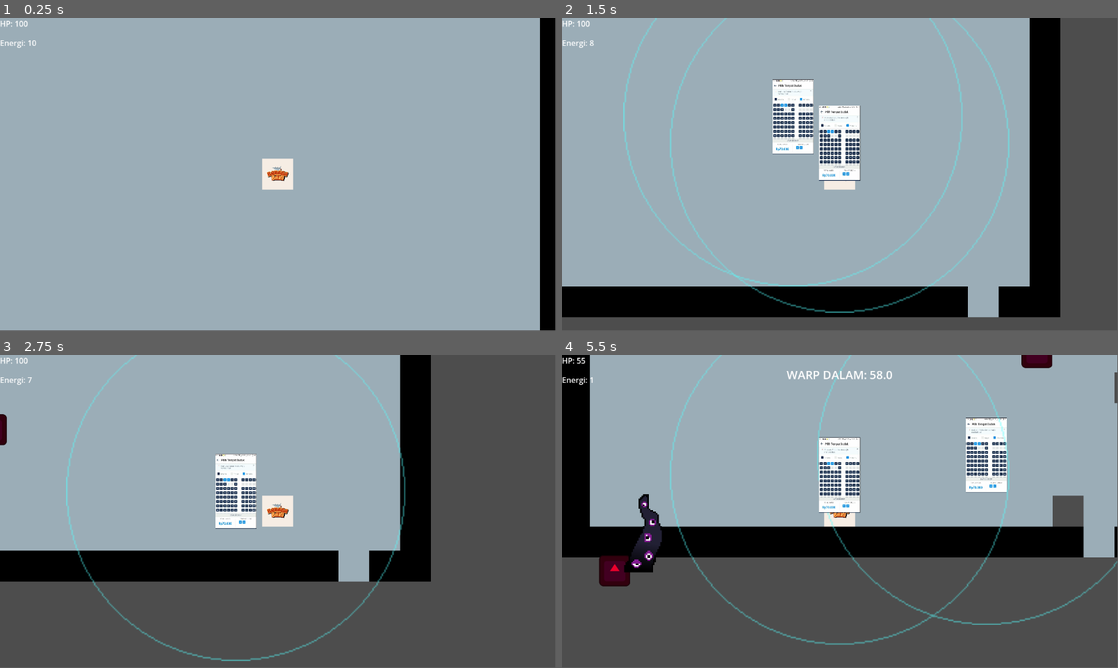
Above: before the commit, frames 1-4 (two rows, left to right).
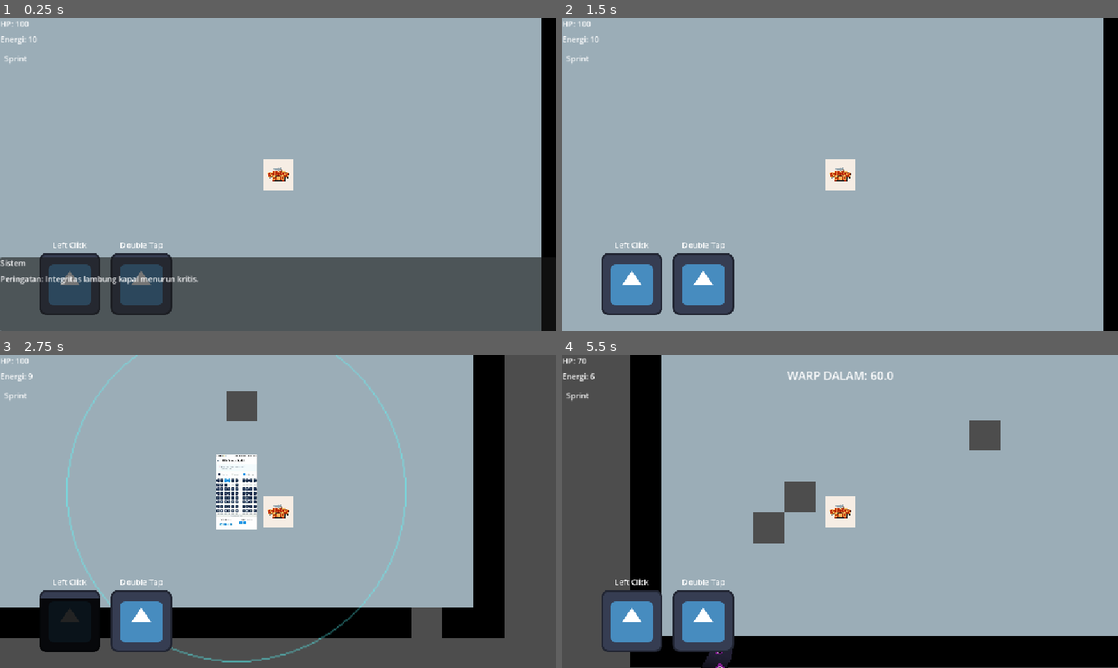
Above: after the commit, the same moments.

Repository: awanswangd/TimeAnchor
Game: Godot game, scene res://Scene/main.tscn
Same seed, same stepped clock (60 frames per second), same inputs: the game is played once before the commit and once after it. The engine's default icon, where the game draws it, is replaced by a stand-in: a white triangle on a blue panel in a dark square.
Inputs (mouse positions are in pixels of both pictures, inside the frame that each line leads up to):
- Up to frame 1 (0.25 s): no input
- Up to frame 2 (1.5 s): tap Enter at 0.5 s; move the mouse to (962, 158) at 0.52 s; hold Right (ui_right) 0.53-1.28 s; hold Space (detonate) 0.53-1.28 s; click (962, 158) at 0.8 s; move the mouse to (728, 190) at 1.27 s; hold Down (ui_down) from 1.28 s (still down); click (728, 190) at 1.35 s
- Up to frame 3 (2.75 s): tap Space (detonate) at 1.55 s; move the mouse to (333, 442) at 2.02 s; release Down (ui_down) at 2.03 s; hold Right (ui_right) from 2.03 s (still down); hold Space (detonate) from 2.03 s (still down); click (333, 442) at 2.3 s
- Up to frame 4 (5.5 s): move the mouse to (812, 574) at 2.77 s; release Right (ui_right) at 2.78 s; release Space (detonate) at 2.78 s; hold Up (ui_up) 2.78-3.53 s; click (812, 574) at 2.85 s; tap Space (detonate) at 3.05, 4.35 s; move the mouse to (1006, 558) at 3.52 s; hold Shift (sprint) 3.53-4.28 s; hold Left (ui_left) 3.53-5.03 s; click (1006, 558) at 3.8 s; move the mouse to (673, 464) at 4.27 s; move the mouse to (867, 511) at 5.02 s; press the mouse at (867, 511) at 5.03 s; hold Down (ui_down) from 5.03 s (still down)
In our replay, the window is 799x449 before the commit and 800x450 after it. These sizes can differ from the game's own. Grey fills any space a smaller window leaves; there, only what the larger window draws over its background counts as a difference.

The runs differ from the first frame. In frame 1, 24% of the frame differs, in the area x 0-100%, y 0-100%; in frame 2, 34%; in frame 3, 38%; in frame 4, 55%.

Commit message:
Add new UI elements and mechanics; implement dialog overlay, skill UI, and camera shake features; enhance enemy spawning and player abilities.

Diff:
--- /dev/null
+++ b/Scene/DialogOverlay.tscn
@@ -0,0 +1,35 @@
+[gd_scene load_steps=2 format=3 uid="uid://bmsbefvxxnbrl"]
+
+[ext_resource type="Script" uid="uid://x6aw3qic2ta3" path="res://scripts/dialog_overlay.gd" id="1_g4vja"]
+
+[node name="DialogOverlay" type="CanvasLayer"]
+process_mode = 3
+script = ExtResource("1_g4vja")
+
+[node name="DialogBox" type="Panel" parent="."]
+anchors_preset = 12
+anchor_top = 1.0
+anchor_right = 1.0
+anchor_bottom = 1.0
+offset_top = -153.0
+grow_horizontal = 2
+grow_vertical = 0
+
+[node name="NameLabel" type="Label" parent="DialogBox"]
+layout_mode = 1
+offset_right = 47.0
+offset_bottom = 23.0
+text = "Nama"
+
+[node name="TextLabel" type="Label" parent="DialogBox"]
+layout_mode = 1
+anchors_preset = 12
+anchor_top = 1.0
+anchor_right = 1.0
+anchor_bottom = 1.0
+offset_top = -120.0
+grow_horizontal = 2
+grow_vertical = 0
+text = "Lorem Ipsum Dolor Sit Amet
+"
+autowrap_mode = 2
--- /dev/null
+++ b/Scene/SkillUI.tscn
@@ -0,0 +1,49 @@
+[gd_scene load_steps=3 format=3 uid="uid://kq33rjky8c81"]
+
+[ext_resource type="Script" uid="uid://b56trwipjra6j" path="res://scripts/skill_ui.gd" id="1_7irep"]
+[ext_resource type="Texture2D" uid="uid://jwwvvdv83vdr" path="res://Assets/icon.svg" id="2_kkg6v"]
+
+[node name="SkillUI" type="MarginContainer" groups=["skill_ui"]]
+texture_filter = 1
+anchors_preset = 9
+anchor_bottom = 1.0
+offset_left = 80.0
+offset_top = 459.0
+offset_right = 340.0
+offset_bottom = -34.0
+grow_vertical = 2
+script = ExtResource("1_7irep")
+
+[node name="HBoxContainer" type="HBoxContainer" parent="."]
+layout_mode = 2
+theme_override_constants/separation = 20
+
+[node name="AnchorBox" type="VBoxContainer" parent="HBoxContainer"]
+layout_mode = 2
+
+[node name="Label" type="Label" parent="HBoxContainer/AnchorBox"]
+layout_mode = 2
+text = "Left Click"
+horizontal_alignment = 1
+
+[node name="AnchorBar" type="TextureProgressBar" parent="HBoxContainer/AnchorBox"]
+layout_mode = 2
+fill_mode = 3
+texture_under = ExtResource("2_kkg6v")
+texture_progress = ExtResource("2_kkg6v")
+tint_progress = Color(0, 0, 0, 0.862745)
+
+[node name="DashBox" type="VBoxContainer" parent="HBoxContainer"]
+layout_mode = 2
+
+[node name="Label" type="Label" parent="HBoxContainer/DashBox"]
+layout_mode = 2
+text = "Double Tap"
+horizontal_alignment = 1
+
+[node name="DashBar" type="TextureProgressBar" parent="HBoxContainer/DashBox"]
+layout_mode = 2
+fill_mode = 3
+texture_under = ExtResource("2_kkg6v")
+texture_progress = ExtResource("2_kkg6v")
+tint_progress = Color(0, 0, 0, 0.862745)
--- a/Scene/main.tscn
+++ b/Scene/main.tscn
@@ -8,6 +8,7 @@
 [ext_resource type="Script" uid="uid://dx5tuvp2ugmt1" path="res://Scripts/enemy_spawner.gd" id="6_1xcnr"]
 [ext_resource type="Script" uid="uid://ccquy3ffukec5" path="res://Scripts/ui_manager.gd" id="6_ow1sv"]
 [ext_resource type="Script" uid="uid://c31nxo4fgt5n2" path="res://scripts/game_manager.gd" id="7_ow1sv"]
+[ext_resource type="PackedScene" uid="uid://kq33rjky8c81" path="res://Scene/SkillUI.tscn" id="9_c2iwn"]
 
 [sub_resource type="TileSetAtlasSource" id="TileSetAtlasSource_2wwxx"]
 texture = ExtResource("1_sblpm")
@@ -58,11 +59,20 @@
 [node name="HealthLabel" type="Label" parent="UIManager"]
 offset_right = 40.0
 offset_bottom = 23.0
+text = "Health: xxx"
 
 [node name="EnergyLabel" type="Label" parent="UIManager"]
-offset_top = 40.0
-offset_right = 40.0
-offset_bottom = 63.0
+offset_top = 32.0
+offset_right = 88.0
+offset_bottom = 55.0
+text = "Energy: xxx"
+
+[node name="Sprint_Button_Prompt" type="Label" parent="UIManager"]
+offset_left = 8.0
+offset_top = 72.0
+offset_right = 55.0
+offset_bottom = 95.0
+text = "Sprint"
 
 [node name="WarpTimerLabel" type="Label" parent="UIManager"]
 anchors_preset = 5
@@ -168,3 +178,5 @@
 grow_vertical = 2
 theme_override_font_sizes/font_size = 32
 text = "Objective Text"
+
+[node name="SkillUI" parent="UIManager" instance=ExtResource("9_c2iwn")]
--- a/Scene/player.tscn
+++ b/Scene/player.tscn
@@ -1,7 +1,8 @@
-[gd_scene load_steps=4 format=3 uid="uid://di24n3xg8ajn0"]
+[gd_scene load_steps=5 format=3 uid="uid://di24n3xg8ajn0"]
 
 [ext_resource type="Script" uid="uid://ds2eofrldtwxy" path="res://Scripts/player.gd" id="1_y8w33"]
 [ext_resource type="Texture2D" uid="uid://b6vv2k70piwgi" path="res://Assets/icon.png" id="2_y8w33"]
+[ext_resource type="Script" uid="uid://dmce0imukbee1" path="res://Scripts/camera_shake.gd" id="3_xa75v"]
 
 [sub_resource type="RectangleShape2D" id="RectangleShape2D_y8w33"]
 size = Vector2(64, 64)
@@ -20,3 +21,4 @@
 shape = SubResource("RectangleShape2D_y8w33")
 
 [node name="Camera2D" type="Camera2D" parent="."]
+script = ExtResource("3_xa75v")
--- a/Scene/tentacle.tscn
+++ b/Scene/tentacle.tscn
@@ -80,7 +80,7 @@
 scale = Vector2(3, 3)
 sprite_frames = SubResource("SpriteFrames_t1v5d")
 autoplay = "default"
-frame_progress = 0.79568
+frame_progress = 0.197348
 
 [node name="CollisionShape2D" type="CollisionShape2D" parent="."]
 position = Vector2(15, 50)
--- a/Scene/timeanchor.tscn
+++ b/Scene/timeanchor.tscn
@@ -31,5 +31,18 @@
 position = Vector2(0, -1)
 shape = SubResource("RectangleShape2D_5x01l")
 
+[node name="ExplosionParticles" type="CPUParticles2D" parent="."]
+emitting = false
+amount = 80
+one_shot = true
+explosiveness = 1.0
+spread = 180.0
+gravity = Vector2(0, 0)
+initial_velocity_min = 150.0
+initial_velocity_max = 300.0
+scale_amount_min = 2.0
+scale_amount_max = 5.0
+color = Color(0.541176, 0, 0.768627, 1)
+
 [connection signal="body_entered" from="AuraArea" to="." method="_on_aura_area_body_entered"]
 [connection signal="body_exited" from="AuraArea" to="." method="_on_aura_area_body_exited"]
--- /dev/null
+++ b/Scripts/camera_shake.gd
@@ -0,0 +1,23 @@
+extends Camera2D
+
+@export var default_strength: float = 30.0 # Kekuatan getaran standar
+@export var shake_fade: float = 5.0 # Seberapa cepat getarannya mereda
+
+var rng = RandomNumberGenerator.new()
+var shake_strength: float = 0.0
+
+func _ready() -> void:
+	add_to_group("camera")
+
+func _process(delta: float) -> void:
+	if shake_strength > 0:
+		shake_strength = move_toward(shake_strength, 0, shake_fade * delta)
+		offset = Vector2(
+			rng.randf_range(-shake_strength, shake_strength),
+			rng.randf_range(-shake_strength, shake_strength)
+		)
+	else:
+		offset = Vector2.ZERO
+
+func apply_shake(strength: float = default_strength) -> void:
+	shake_strength = strength
--- /dev/null
+++ b/Scripts/dialog_overlay.gd
@@ -0,0 +1,36 @@
+extends CanvasLayer
+
+@onready var name_label: Label = $DialogBox/NameLabel
+@onready var text_label: Label = $DialogBox/TextLabel
+#Masukkan teks ceritanya pake Format: Nama|Isi Teks
+
+var dialog_queue: Array = []
+
+func _ready() -> void:
+	get_tree().paused = true
+	next_dialog_line()
+
+func next_dialog_line() -> void:
+	if dialog_queue.size() > 0:
+		var current_line = dialog_queue.pop_front()
+
+		var parts = current_line.split("|")
+		if parts.size() == 2:
+			name_label.text = parts[0]
+			text_label.text = parts[1]
+		else:
+			name_label.text = "???"
+			text_label.text = current_line
+	else:
+		end_dialog()
+
+func end_dialog() -> void:
+	$DialogBox.hide()
+	await get_tree().create_timer(0.1).timeout
+	get_tree().paused = false
+	queue_free()
+
+func _input(event: InputEvent) -> void:
+	if event.is_action_pressed("detonate") or event.is_action_pressed("place_anchor"):
+		get_viewport().set_input_as_handled()
+		next_dialog_line()
--- a/Scripts/enemy_spawner.gd
+++ b/Scripts/enemy_spawner.gd
@@ -27,5 +27,19 @@
 	var spawn_direction = Vector2.RIGHT.rotated(random_angle)
 	var spawn_position = player.global_position + (spawn_direction * spawn_radius)
 
+	var arena = get_tree().get_first_node_in_group("arena")
+	if arena != null:
+		var used_rect = arena.get_used_rect()
+
+		var tile_size = 64.0
+		var padding = 2.0 #Jarak aman biar musuh ga kejepit persis di dalam tembok
+
+		var batas_kiri = (used_rect.position.x + padding) * tile_size
+		var batas_kanan = (used_rect.end.x - padding) * tile_size
+		var batas_atas = (used_rect.position.y + padding) * tile_size
+		var batas_bawah = (used_rect.end.y - padding) * tile_size
+		spawn_position.x = clamp(spawn_position.x, batas_kiri, batas_kanan)
+		spawn_position.y = clamp(spawn_position.y, batas_atas, batas_bawah)
+
 	enemy.global_position = spawn_position
-	add_child(enemy)
+	get_parent().add_child(enemy)
--- a/Scripts/game_manager.gd
+++ b/Scripts/game_manager.gd
@@ -6,7 +6,7 @@
 var current_timer: float = 0.0
 var is_warp_phase: bool = false
 var ui_manager: CanvasLayer
-
+var dialog_scene = preload("res://Scene/DialogOverlay.tscn")
 var tentacle_scene = preload("res://Scene/Tentacle.tscn")
 var tentacles_left: int = 0
 
@@ -16,6 +16,14 @@
 		ui_manager.hide_warp_timer()
 
 	current_timer = survival_duration
+	if dialog_scene != null:
+		var dialog_instance = dialog_scene.instantiate()
+		dialog_instance.dialog_queue = [
+			"Sistem|Peringatan: Integritas lambung kapal menurun kritis.",
+			"Kapten|Sial! Kita terjebak di anomali waktu. Aku harus menggunakan Time Anchor!",
+			"Kapten|Kumpulkan energi untuk menyalakan mesin Warp sebelum terlambat!"
+		]
+		get_parent().add_child.call_deferred(dialog_instance)
 
 func _process(delta: float) -> void:
 	if ui_manager == null: return
--- a/Scripts/player.gd
+++ b/Scripts/player.gd
@@ -15,6 +15,8 @@
 @export var dash_duration: float = 0.2 # Lama dash berlangsung (sangat singkat)
 @export var dash_cooldown_time: float = 2.5 # Jeda antar dash
 @export var dash_energy_cost: int = 1 # Biaya bensin untuk 1x dash
+@export var anchor_cooldown_time: float = 3.0 #Durasi cooldown anchor
+var anchor_current_cooldown: float = 0.0 #Waktu cooldown yang sedang berjalan
 var is_dashing: bool = false
 var dash_direction: Vector2 = Vector2.ZERO
 var dash_timer: float = 0.0
@@ -40,13 +42,14 @@
 	energy_changed.emit(current_energy)
 
 func _physics_process(delta: float) -> void:
-	check_double_tap(delta) # Cek input dash dulu
+	if anchor_current_cooldown > 0:
+		anchor_current_cooldown -= delta
+	check_double_tap(delta)
 	handle_movement(delta)
 	if not is_dashing:
 		check_void_damage(delta) # Cek void hanya saat tidak sedang dash
 
 func _unhandled_input(event: InputEvent) -> void:
-	# Mendengarkan tombol yang ditekan (Spasi / Klik yang sudah diset di Input Map)
 	if event.is_action_pressed("place_anchor"):
 		try_place_anchor()
 
@@ -61,11 +64,11 @@
 			var collision = get_slide_collision(i)
 			var collider = collision.get_collider()
 			if collider != null and collider.is_in_group("enemy"):
+				if collider.is_in_group("boss"):
+					continue
 				print("DASH-KILL SUCCESS!")
-				if collider != null and collider.is_in_group("enemy"):
-					print("DASH-KILL SUCCESS!")
-					if collider.has_method("die"):
-						collider.die()
+				if collider.has_method("die"):
+					collider.die()
 		if dash_timer <= 0:
 			is_dashing = false
 
@@ -122,18 +125,24 @@
 	dash_timer = dash_duration
 	current_cooldown = dash_cooldown_time
 
+	var skill_ui = get_tree().get_first_node_in_group("skill_ui")
+	if skill_ui != null and skill_ui.has_method("start_dash_cooldown"):
+		skill_ui.start_dash_cooldown()
+
 	current_energy -= dash_energy_cost
 	energy_changed.emit(current_energy)
 
 func try_place_anchor() -> void:
 	print("Mencoba menanam Anchor...")
-
-	# Cek Tersangka 1: Apakah Scene Anchor sudah dimasukkan?
+	#Cek 1
+	if anchor_current_cooldown > 0:
+		print("GAGAL: Anchor masih cooldown! Sisa waktu: ", anchor_current_cooldown)
+		return
+	# Cek 2
 	if time_anchor_scene == null:
 		print("GAGAL: time_anchor_scene masih KOSONG di Inspector Player!")
 		return
-
-	# Cek Tersangka 2: Apakah energi cukup?
+	#Cek 3
 	if current_energy < anchor_cost:
 		print("GAGAL: Energi habis! Sisa energi: ", current_energy)
 		return
@@ -141,6 +150,7 @@
 	print("SUKSES: Syarat terpenuhi, Anchor muncul!")
 
 	current_energy -= anchor_cost
+	anchor_current_cooldown = anchor_cooldown_time
 	energy_changed.emit(current_energy)
 
 	var anchor = time_anchor_scene.instantiate()
@@ -148,10 +158,16 @@
 	get_tree().current_scene.add_child(anchor)
 	anchor_placed.emit(global_position)
 
+	var skill_ui = get_tree().get_first_node_in_group("skill_ui")
+	if skill_ui != null and skill_ui.has_method("start_anchor_cooldown"):
+		skill_ui.start_anchor_cooldown()
 
 func take_damage(amount: int) -> void:
 	current_health -= amount
 	health_changed.emit(current_health)
+	var cam = get_tree().get_first_node_in_group("camera")
+	if cam != null and cam.has_method("apply_shake"):
+		cam.apply_shake(3.5)
 
 	# Efek visual sederhana saat terkena damage (opsional)
 	modulate = Color.RED
@@ -160,7 +176,6 @@
 
 	if current_health <= 0:
 		die()
-
 
 func die() -> void:
 	player_died.emit()
--- /dev/null
+++ b/Scripts/skill_ui.gd
@@ -0,0 +1,22 @@
+extends MarginContainer
+
+@onready var anchor_bar: TextureProgressBar = $HBoxContainer/AnchorBox/AnchorBar
+@onready var dash_bar: TextureProgressBar = $HBoxContainer/DashBox/DashBar
+
+func start_anchor_cooldown() -> void:
+	var cooldown_time = 3.0
+
+	anchor_bar.max_value = 100
+	anchor_bar.value = 100
+
+	var tween = create_tween()
+	tween.tween_property(anchor_bar, "value", 0.0, cooldown_time)
+
+func start_dash_cooldown() -> void:
+	var cooldown_time = 2.5
+
+	dash_bar.max_value = 100
+	dash_bar.value = 100
+
+	var tween = create_tween()
+	tween.tween_property(dash_bar, "value", 0.0, cooldown_time)
--- a/Scripts/tentacle.gd
+++ b/Scripts/tentacle.gd
@@ -2,6 +2,7 @@
 
 func _ready() -> void:
 	add_to_group("enemy")
+	add_to_group("boss")
 
 func die() -> void:
 	var gm = get_tree().get_first_node_in_group("game_manager")
--- a/Scripts/timeanchor.gd
+++ b/Scripts/timeanchor.gd
@@ -2,8 +2,7 @@
 
 @export var radius: int = 2
 @export var floor_id: int = 0
-@export var floor_atlas_coords: Vector2i = Vector2i(0, 0) # Tambahan untuk koordinat atlas
-
+@export var floor_atlas_coords: Vector2i = Vector2i(0, 0)
 var is_player_inside: bool = false
 var tile_size: float = 64.0
 @onready var aura_visual: Sprite2D = $AuraArea/AuraVisual
@@ -38,11 +37,17 @@
 
 func detonate() -> void:
 	print("BOOM! Time Anchor Meledak!")
+	var cam = get_tree().get_first_node_in_group("camera")
+	if cam != null and cam.has_method("apply_shake"):
+		cam.apply_shake(15.0)
+
 	var ui = get_tree().get_first_node_in_group("ui_manager")
 	if ui != null and ui.has_method("add_detonation"):
 		ui.add_detonation()
+
 	var area = $AuraArea
 	if area == null: return
+
 	var overlapping_bodies = area.get_overlapping_bodies()
 	print("Benda yang kena ledakan: ", overlapping_bodies)
 	for body in overlapping_bodies:
@@ -51,6 +56,14 @@
 			body.die() # Musuh mati (dan ngedrop bensin lagi!)
 		else:
 				print("ERROR: Musuh ini GA PUNYA fungsi die!")
+		area.monitoring = false
+	if aura_visual != null:
+		aura_visual.hide()
+	$Sprite2D.hide()
+	var particles = get_node_or_null("ExplosionParticles")
+	if particles != null:
+		particles.emitting = true
+	await get_tree().create_timer(1.0).timeout
 	queue_free()
 
 func restore_surrounding_tiles() -> void:
--- a/Scripts/ui_manager.gd
+++ b/Scripts/ui_manager.gd
@@ -9,6 +9,7 @@
 @onready var you_win_panel: Panel = $WinningPanel
 func _ready() -> void:
 	restart_button.pressed.connect(restart_game)
+	exit_button.pressed.connect(exit_game)
 
 	var player = get_tree().get_first_node_in_group("player")
 	if player != null:
@@ -57,3 +58,6 @@
 func restart_game() -> void:
 	get_tree().paused = false
 	get_tree().reload_current_scene()
+
+func exit_game() -> void:
+	get_tree().quit()
--- a/project.godot
+++ b/project.godot
@@ -19,9 +19,15 @@
 config/features=PackedStringArray("4.4", "Forward Plus")
 config/icon="res://Assets/icon.svg"
 
+[display]
+
+window/size/mode=3
+window/stretch/mode="canvas_items"
+
 [global_group]
 
 enemy=""
+skill_ui=""
 
 [input]
 
Not shown: 1 places in Scene/main.tscn that only renumber resources
Not shown, added: Scripts/camera_shake.gd.uid
Not shown, added: Scripts/dialog_overlay.gd.uid
Not shown, added: Scripts/skill_ui.gd.uid
